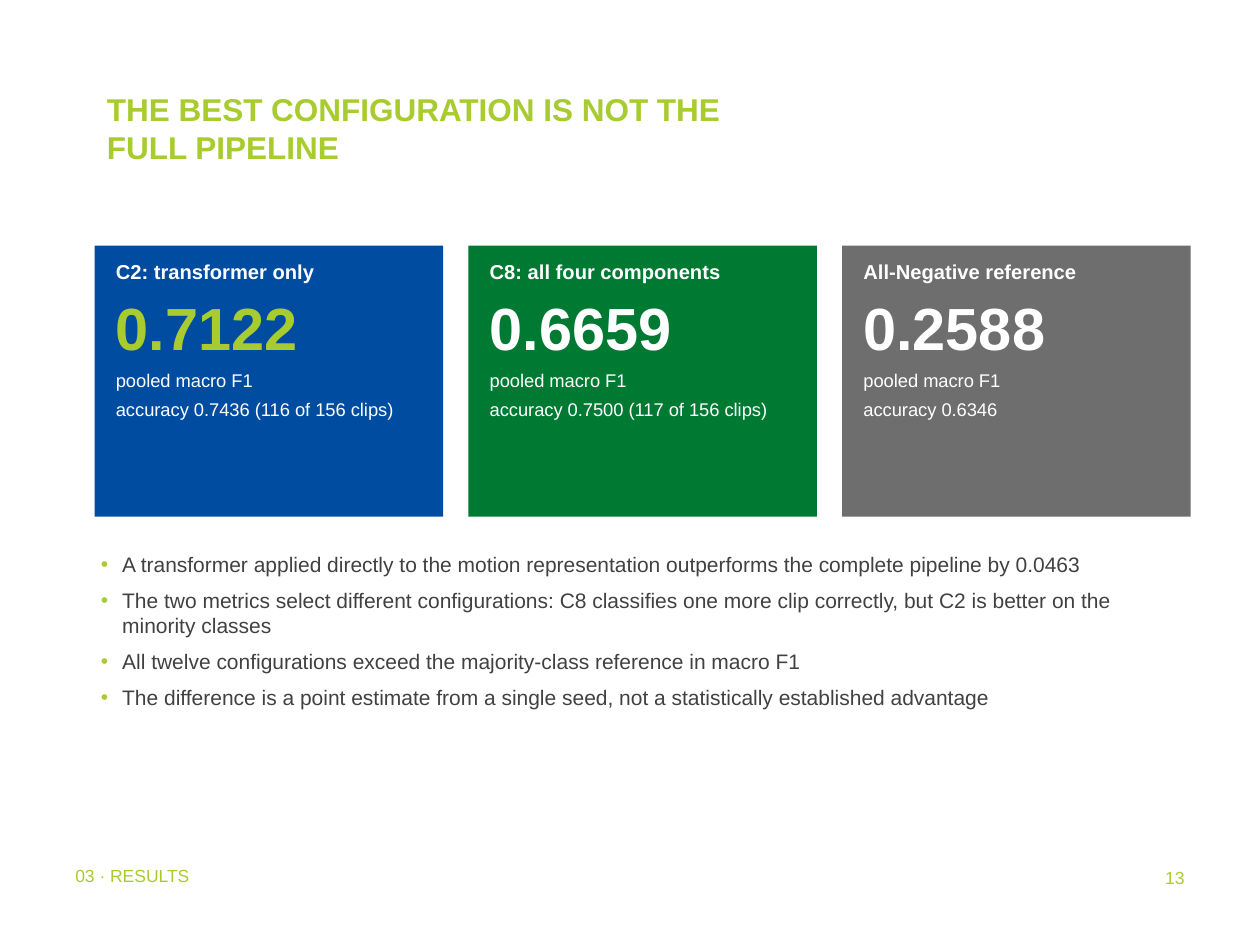
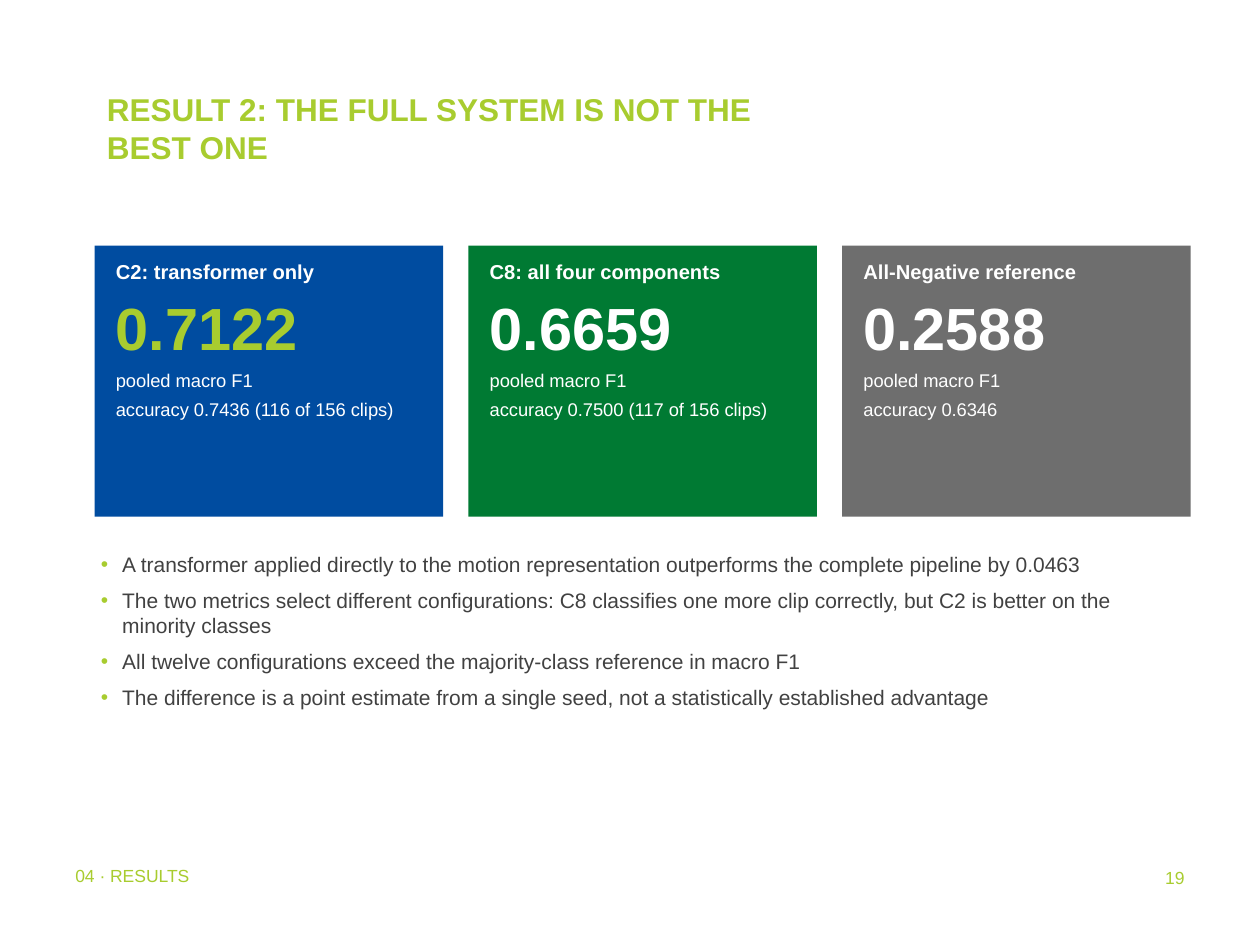
Before and after one commit to addhyan2000/FinalMERThesis, a slide deck: slide 19 of MER_Thesis_Defence.pptx (slide 13 before the commit). Drawn at 1260x945 pixels with LibreOffice and Linux fonts; fonts in the diff are those of the drawing; background and template pictures are left out. Boxes give left, top, right and bottom in pixels: in the first picture for what was removed or moved away, otherwise in the second. Text is boxed around its words. In the diff, an @@ line names an element or a change of style, - is before the commit and + after.

```diff
--- a/MER_Thesis_Defence.pptx
+++ b/MER_Thesis_Defence.pptx
@@ title at (x1=107, y1=99, x2=751, y2=160): text changed @@
-THE BEST CONFIGURATION IS NOT THE FULL PIPELINE
+RESULT 2: THE FULL SYSTEM IS NOT THE BEST ONE
@@ text at (x1=75, y1=869, x2=189, y2=882): text changed @@
-03 · RESULTS
+04 · RESULTS
@@ page number at (x1=1165, y1=871, x2=1184, y2=884): text changed @@
-13
+19
```
Also in this commit, not shown: 36 other slides changed, 9 slides added, 2 slides removed, 1 other file.
